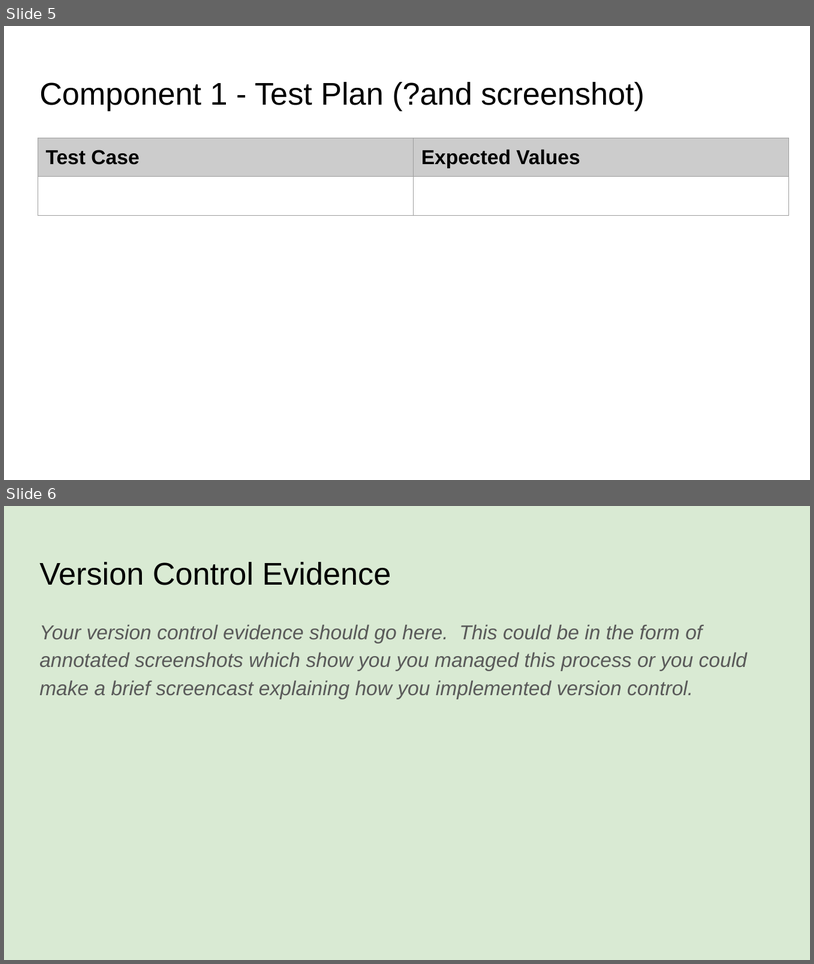
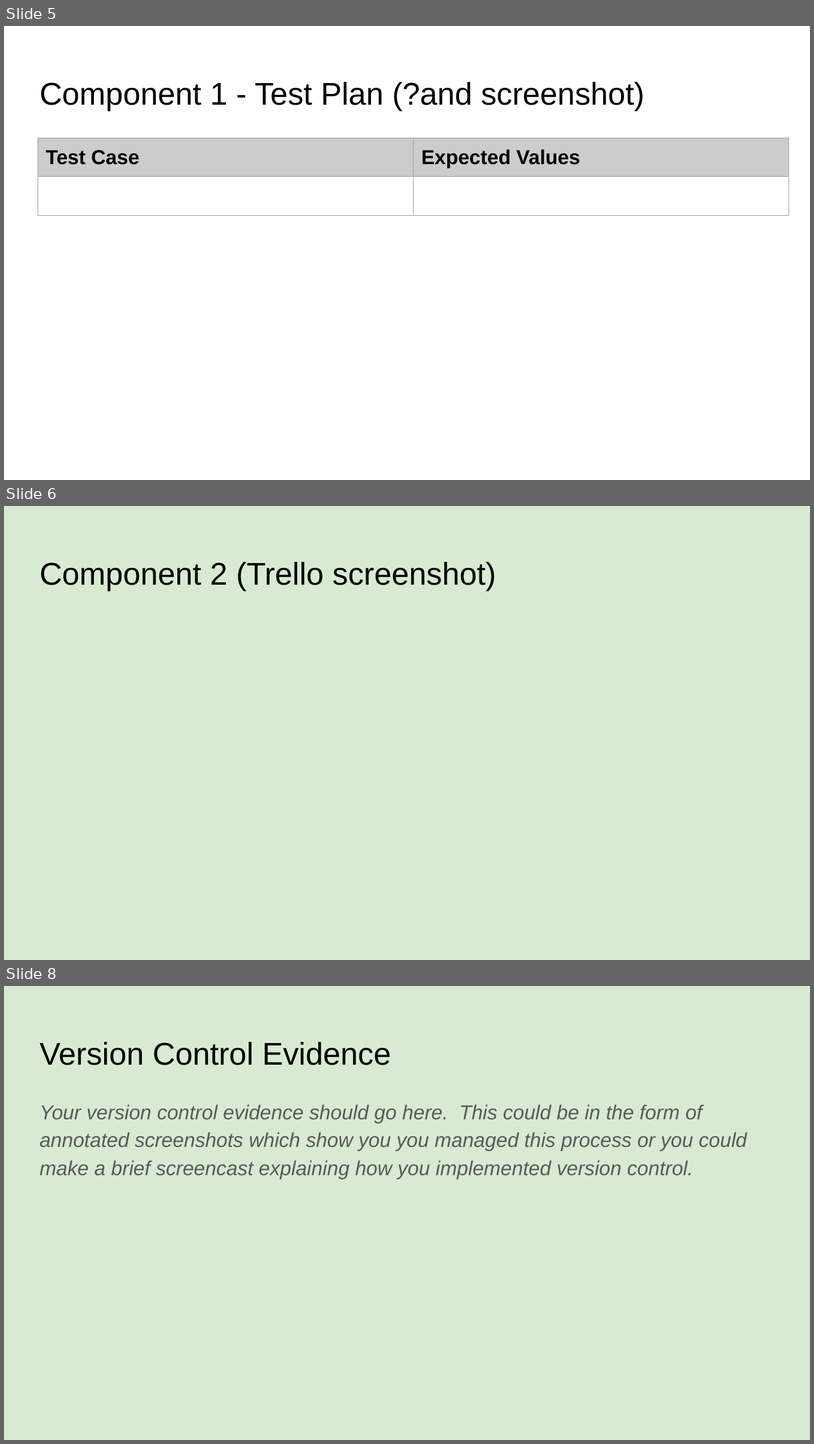
Before and after one commit to James-Wilde/Pizza_Bot, a slide deck: 022_91893+_+91897+Documentation.pptx. Shown one above the other, each under a label of ours: slides 5 and 6 before the commit, slides 5, 6 and 8 after it; the slides between them are not shown. The pictures are 814x964 and 814x1444 pixels, drawn with LibreOffice and Linux fonts; fonts in the diff are those of the drawing. Boxes give left, top, right and bottom in pixels: in the first picture for what was removed or moved away, otherwise in the second. Text is boxed around its words. In the diff, an @@ line names an element or a change of style, - is before the commit and + after.

```diff
--- a/022_91893+_+91897+Documentation.pptx
+++ b/022_91893+_+91897+Documentation.pptx
@@ slide 6 added at (4,506,810,960), background #D9EAD3 @@
@@ title added at (39,562,497,591), 28 pt, text #000000 @@
+Component 2 (Trello screenshot)
@@ what was slide 6 is now slide 8 @@
```
Also in this commit, not shown: 2 slides changed, 2 other slides added, 1 slide removed.
